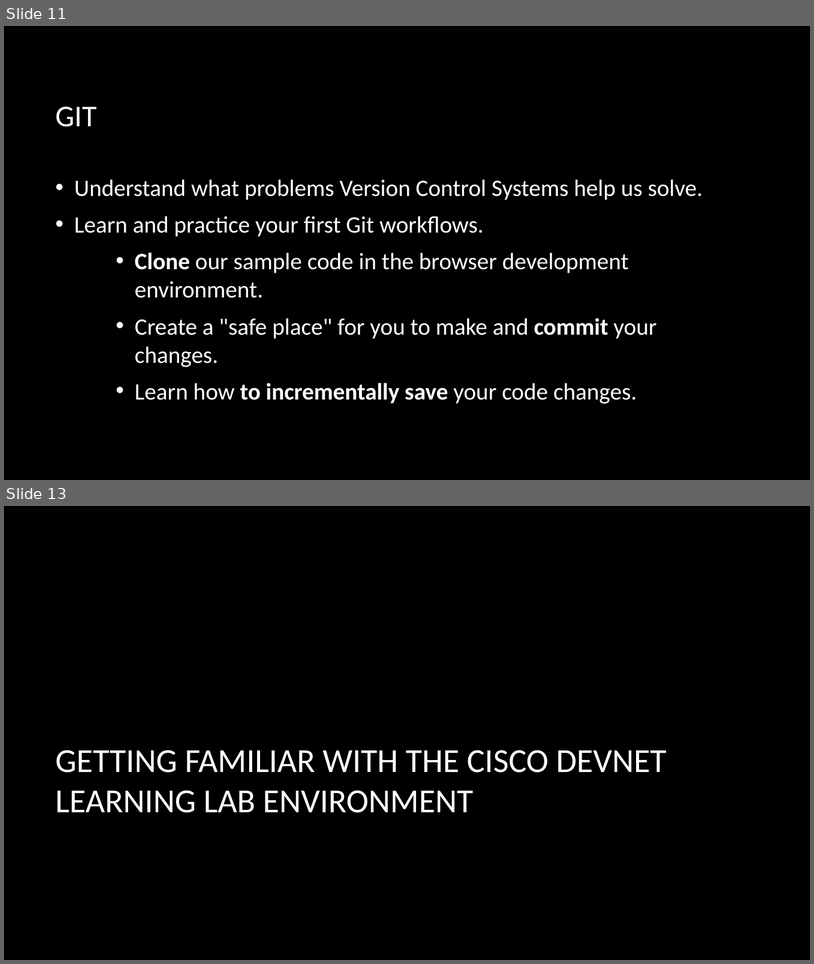
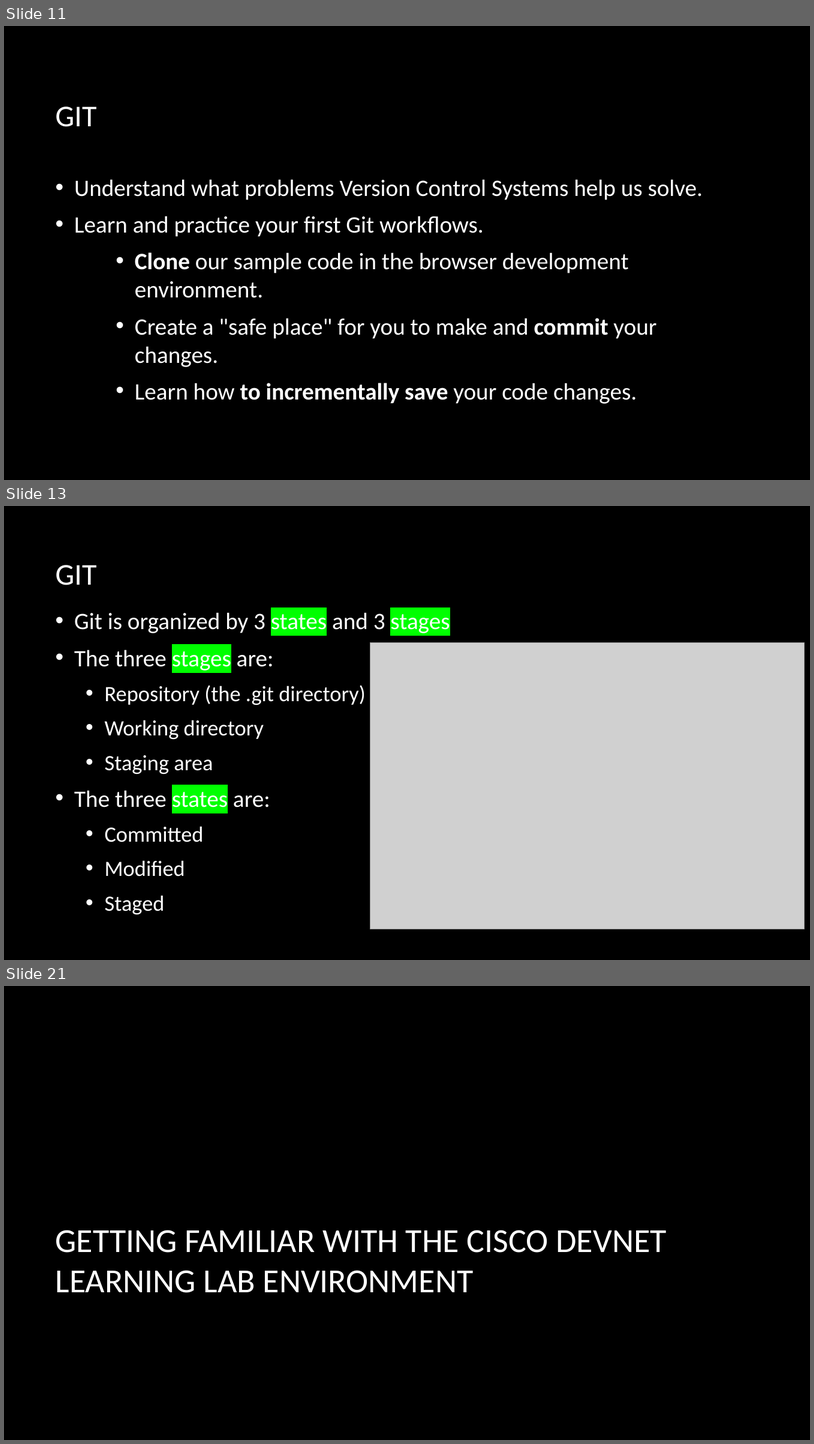
Before and after one commit to CiscoDevNet/WASTC2024-vFDW, a slide deck: 1-Monday/Intro-to-Git/WASTC2024-vFDW-Intro-to-Git.pptx. Shown one above the other, each under a label of ours: slides 11 and 13 before the commit, slides 11, 13 and 21 after it; the slides between them are not shown. The pictures are 814x964 and 814x1444 pixels, drawn with LibreOffice and Linux fonts; fonts in the diff are those of the drawing; grey boxes stand for pictures; background and template pictures are left out. Boxes give left, top, right and bottom in pixels: in the first picture for what was removed or moved away, otherwise in the second. Text is boxed around its words. In the diff, an @@ line names an element or a change of style, - is before the commit and + after.

```diff
--- a/1-Monday/Intro-to-Git/WASTC2024-vFDW-Intro-to-Git.pptx
+++ b/1-Monday/Intro-to-Git/WASTC2024-vFDW-Intro-to-Git.pptx
@@ slide 13 added at <box>4,506,810,960</box>, background picture (left out) @@
@@ title added at <box>56,565,97,585</box>, 36 pt, text #FFFFFF @@
+GIT
@@ text added at <box>74,612,450,915</box>, 26 pt, text #FFFFFF @@
+• Git is organized by 3 states and 3 stages
+• The three stages are:
+  • Repository (the .git directory)
+  • Working directory
+  • Staging area
+• The three states are:
+  • Committed
+  • Modified
+  • Staged
@@ picture added at <box>371,643,805,929</box> @@
@@ what was slide 13 is now slide 21 @@
```
Also in this commit, not shown: 1 slide changed, 8 other slides added, 1 slide removed.
